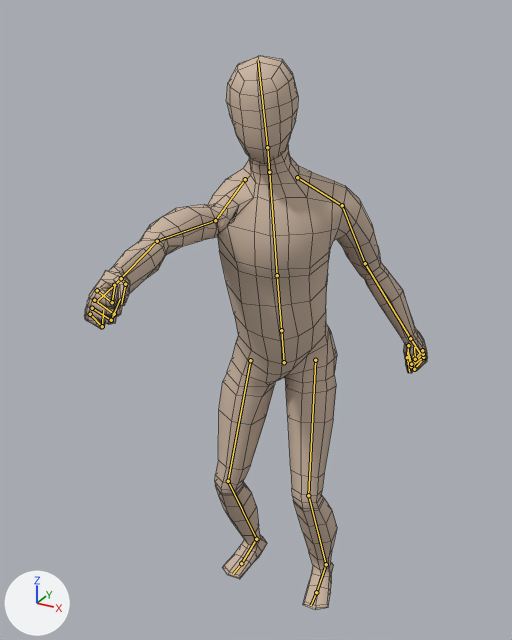
One commit to the Blender file Finished Project/Assets/GFX/Models/Characters/Player.blend: the scene before it, then after it.
Both versions are drawn from a 50 mm lens placed at (0.914, -1.873, 1.94), pointed at (0.008, -0.225, 1.116). Every picture has the same lights, and +X, +Y and +Z are marked at lower left. Both versions are drawn at frame 21 of the action 'Attack_Unarmed_01'; the numbers are the values there. The bones that bend it are drawn over the model as lines. Mesh edges are drawn as thin lines.
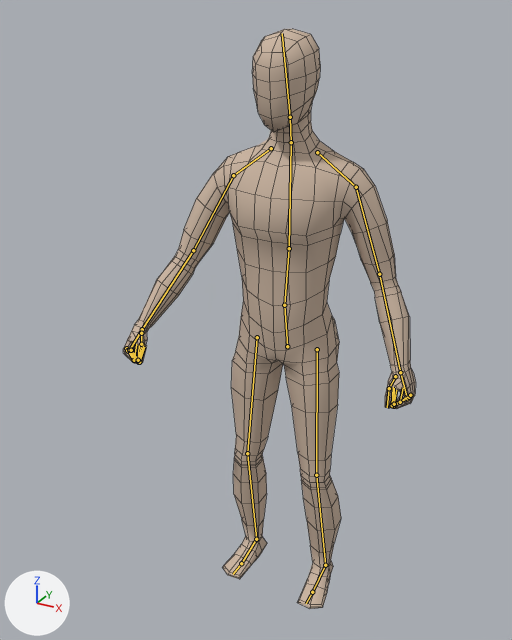
Boxes [x1, y1, x2, y2] around the edits, measured in the pictures (512 x 640 px):
'Cylinder', posed (15% narrower)
    before: [84, 56, 428, 610]
    after: [123, 29, 416, 609]
bone 'Hips', root to tip
    before: (284, 362) to (281, 330)
    after: (287, 346) to (284, 305)
bone 'Spine', root to tip
    before: (281, 330) to (277, 275)
    after: (284, 305) to (289, 248)
bone 'Chest', root to tip
    before: (277, 275) to (269, 172)
    after: (289, 248) to (291, 142)
bone 'Head', root to tip
    before: (267, 147) to (258, 60)
    after: (290, 117) to (282, 33)
bone 'Arm upper.L', root to tip
    before: (342, 205) to (365, 263)
    after: (356, 187) to (379, 274)
bone 'Arm lower.L', root to tip
    before: (365, 263) to (410, 338)
    after: (379, 274) to (400, 372)
bone 'Shoulder.R', root to tip
    before: (245, 179) to (215, 220)
    after: (271, 148) to (233, 175)
bone 'Arm upper.R', root to tip
    before: (215, 220) to (157, 241)
    after: (233, 175) to (193, 250)
bone 'Arm lower.R', root to tip
    before: (157, 241) to (114, 285)
    after: (193, 250) to (142, 329)
bone 'Hand.R', root to tip
    before: (114, 285) to (97, 301)
    after: (142, 329) to (130, 348)

Patch to the scene script:
```diff
--- a/Finished Project/Assets/GFX/Models/Characters/Player.blend.py
+++ b/Finished Project/Assets/GFX/Models/Characters/Player.blend.py
@@ bone_hips @@
 bone_hips = bpy.data.objects['Armature'].pose.bones['Hips']
-bone_hips.location = (0.002, -0.049, 0.04)
-bone_hips.rotation_quaternion = (0.964, 0.15, 0.215, -0.042)  # degrees (17, 25, -1)
+bone_hips.location = (0.0, -0.007, 0.006)
+bone_hips.rotation_quaternion = (0.995, 0.021, 0.031, -0.006)  # degrees (2, 4, -1)
@@ bone_spine @@
 bone_spine = bpy.data.objects['Armature'].pose.bones['Spine']  # child of 'Hips'
-bone_spine.rotation_quaternion = (0.998, -0.058, 0.021, 0.021)  # degrees (-7, 3, 2)
+bone_spine.rotation_quaternion = (1.0, -0.007, 0.0, 0.003)  # degrees (-1, 0, 0)
@@ bone_chest @@
 bone_chest = bpy.data.objects['Armature'].pose.bones['Chest']  # child of 'Spine'
-bone_chest.rotation_quaternion = (0.998, -0.018, -0.059, 0.004)  # degrees (-2, -7, 1)
+bone_chest.rotation_quaternion = (1.0, -0.002, -0.008, 0.001)  # degrees (0, -1, 0)
@@ bone_head @@
 bone_head = bpy.data.objects['Armature'].pose.bones['Head']  # child of 'Neck'
-bone_head.rotation_quaternion = (0.995, -0.097, 0.025, 0.003)  # degrees (-11, 3, 0)
+bone_head.rotation_quaternion = (1.0, -0.014, 0.001, 0.0)  # degrees (-2, 0, 0)
@@ bone_arm_upper_l @@
 bone_arm_upper_l = bpy.data.objects['Armature'].pose.bones['Arm upper.L']  # child of 'Shoulder.L'
-bone_arm_upper_l.rotation_quaternion = (0.972, -0.214, 0.078, -0.054)  # degrees (-25, 7, -8)
+bone_arm_upper_l.rotation_quaternion = (0.996, -0.029, 0.011, -0.008)  # degrees (-3, 1, -1)
@@ bone_arm_lower_l @@
 bone_arm_lower_l = bpy.data.objects['Armature'].pose.bones['Arm lower.L']  # child of 'Arm upper.L'
-bone_arm_lower_l.rotation_quaternion = (0.987, 0.078, -0.025, 0.141)  # degrees (8, -4, 16)
+bone_arm_lower_l.rotation_quaternion = (1.0, 0.003, -0.004, 0.02)  # degrees (0, 0, 2)
@@ bone_shoulder_r @@
 bone_shoulder_r = bpy.data.objects['Armature'].pose.bones['Shoulder.R']  # child of 'Chest'
-bone_shoulder_r.rotation_quaternion = (0.88, 0.38, -0.277, -0.059)  # degrees (52, -26, -21)
+bone_shoulder_r.rotation_quaternion = (0.988, 0.045, -0.031, -0.002)  # degrees (5, -4, 0)
@@ bone_arm_upper_r @@
 bone_arm_upper_r = bpy.data.objects['Armature'].pose.bones['Arm upper.R']  # child of 'Shoulder.R'
-bone_arm_upper_r.rotation_quaternion = (0.568, 0.51, 0.531, -0.368)  # degrees (114, 78, 37)
+bone_arm_upper_r.rotation_quaternion = (0.93, 0.113, 0.088, -0.045)  # degrees (13, 11, -4)
@@ bone_arm_lower_r @@
 bone_arm_lower_r = bpy.data.objects['Armature'].pose.bones['Arm lower.R']  # child of 'Arm upper.R'
-bone_arm_lower_r.rotation_quaternion = (0.944, -0.213, 0.21, 0.141)  # degrees (-23, 27, 11)
+bone_arm_lower_r.rotation_quaternion = (0.992, -0.019, -0.046, 0.026)  # degrees (-2, -5, 3)
@@ bone_hand_r @@
 bone_hand_r = bpy.data.objects['Armature'].pose.bones['Hand.R']  # child of 'Arm lower.R'
-bone_hand_r.rotation_quaternion = (0.891, -0.04, -0.446, -0.077)  # degrees (0, -53, -10)
+bone_hand_r.rotation_quaternion = (0.972, 0.015, -0.099, 0.016)  # degrees (2, -12, 2)
@@ bone_leg_ik_l @@
 bone_leg_ik_l = bpy.data.objects['Armature'].pose.bones['Leg ik.L']
-bone_leg_ik_l.location = (0.0, 0.002, 0.0)
-bone_leg_ik_l.rotation_quaternion = (0.998, 0.0, -0.001, -0.062)  # degrees (0, 0, -7)
+bone_leg_ik_l.location = (0.0, 0.0, 0.0)
+bone_leg_ik_l.rotation_quaternion = (1.0, 0.0, 0.0, -0.009)  # degrees (0, 0, -1)
```
